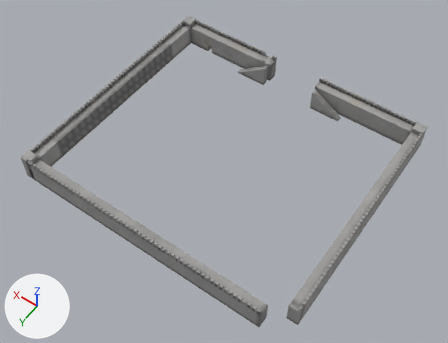
An edit to the glTF model assets/level/garrison/walls.glb, drawn before and after from the same camera.
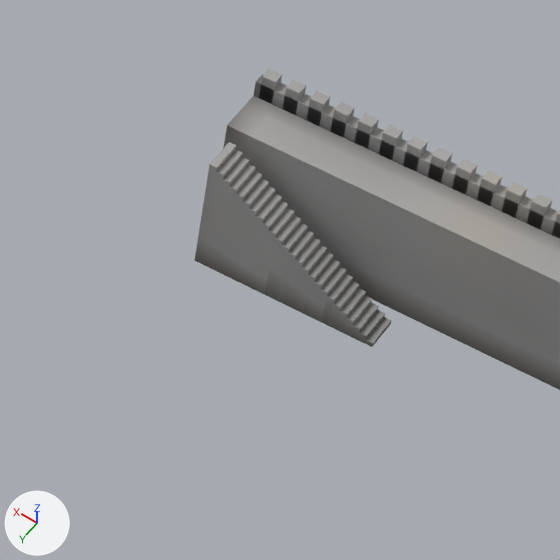
The first picture shows the older version from a camera (50 mm lens) standing at (-49.1, 70.2, 105.4) and looking at (-1.3, 3.3, 0.3). The close-ups show the older and then the newer version on the part from 62% to 82% of the width and 19% to 45% of the height of that picture. Only the edits that show in the close-ups are written down. Arrows for +X, +Y and +Z are at lower left; the lights stay in place. Where no turn or scale is listed for an object, it has been applied to the vertices. Vertices at exactly the same position are counted once.

Before the edit, the objects in view are built like this:
```python
me_kit_curtain_4_016 = bpy.data.meshes.new('kit_curtain_4.016')
me_kit_curtain_4_016.from_pydata(...)  # 113 vertices, 212 faces; spans x -2.0..2.0, y -1.2..1.2, z 0.0..6.1
me_kit_curtain_4_016.materials.append(mat_ashlar)
me_kit_curtain_4_018 = bpy.data.meshes.new('kit_curtain_4.018')
me_kit_curtain_4_018.from_pydata(...)  # 113 vertices, 212 faces; spans x -2.0..2.0, y -1.2..1.2, z 0.0..6.1
me_kit_curtain_4_018.materials.append(mat_ashlar)
me_kit_curtain_4_019 = bpy.data.meshes.new('kit_curtain_4.019')
me_kit_curtain_4_019.from_pydata(...)  # 113 vertices, 212 faces; spans x -2.0..2.0, y -1.2..1.2, z 0.0..6.1
me_kit_curtain_4_019.materials.append(mat_ashlar)
me_kit_stair_curtain = bpy.data.meshes.new('kit_stair_curtain')
me_kit_stair_curtain.from_pydata(...)  # 304 vertices, 604 faces; spans x 0.0..7.5, y -0.7..0.7, z 0.0..5.0
me_kit_stair_curtain.materials.append(mat_ashlar)
ob_curtain_4_017 = bpy.data.objects.new('curtain_4.017', me_kit_curtain_4_016)
ob_curtain_4_017.location = (-20.0, -27.2, 0.0)
ob_curtain_4_019 = bpy.data.objects.new('curtain_4.019', me_kit_curtain_4_018)
ob_curtain_4_019.location = (-12.0, -27.2, 0.0)
ob_curtain_4_020 = bpy.data.objects.new('curtain_4.020', me_kit_curtain_4_019)
ob_curtain_4_020.location = (-8.0, -27.2, 0.0)
ob_stair_curtain_001 = bpy.data.objects.new('stair_curtain.001', me_kit_stair_curtain)
ob_stair_curtain_001.location = (-14.0, -24.6, 0.0)
# also in view: 'curtain_4.018' at (-16.0, -27.2, 3.0)
```
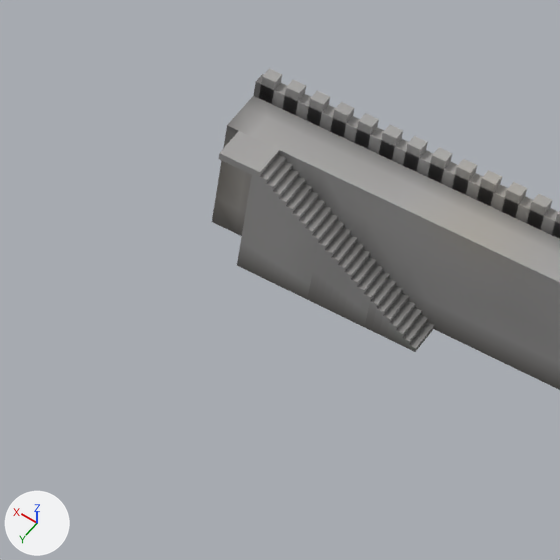
What differs and where, as boxes [x1, y1, x2, y2] in the close-ups (560 x 560 px):
'stair_curtain.001', recoloured, moved
    before: [194, 142, 391, 347]
    after: [237, 147, 435, 352]
'landing_walk.001', added
    after: [218, 131, 272, 175]
part 1 of me_kit_curtain_4_018, recoloured
    both: [318, 195, 405, 289]
part 2 of me_kit_curtain_4_018, recoloured
    before: [333, 256, 400, 313]
part 3 of me_kit_curtain_4_018, recoloured
    before: [330, 253, 405, 312]
    after: [395, 285, 405, 294]
part 4 of me_kit_curtain_4_019, recoloured (white to light grey)
    before: [247, 137, 318, 232]
    after: [243, 151, 317, 195]
part 5 of me_kit_curtain_4_019, recoloured
    before: [304, 168, 321, 195]
    after: [219, 166, 321, 213]
part 6 of me_kit_curtain_4_019, recoloured
    after: [235, 211, 244, 236]
part 7 of me_kit_stair_curtain, recoloured
    before: [194, 240, 391, 347]
    after: [237, 243, 435, 352]
part 8 of me_kit_stair_curtain, recoloured
    before: [198, 142, 328, 308]
    after: [241, 147, 371, 312]
part 9 of me_kit_stair_curtain, recoloured
    before: [198, 146, 391, 343]
    after: [241, 150, 434, 348]
part 10 of me_kit_stair_curtain, recoloured
    before: [209, 149, 391, 343]
    after: [251, 154, 434, 348]

The change in detail:
me_kit_curtain_4_018 has 113 vertices, 212 faces and spans x -2.0..2.0, y -1.2..1.2, z 0.0..6.1.
me_kit_curtain_4_018 is used by ob_curtain_4_019; location (-12.0, -27.2, 0.0).
me_kit_curtain_4_018 part 1: 21 faces centred in x -1.33..2.0, y -1.2..1.2, z 1.67..4.58 are repainted in the vertex colours; the middle colour goes from white #eff3f5 to light grey #c0c3c9.
me_kit_curtain_4_018 part 2: 8 faces centred in x -1.33..1.67, y -1.2..1.2, z 0.42 are repainted in the vertex colours; the middle colour goes from white #eeeff3 to light grey #c0c4ca.
me_kit_curtain_4_018 part 3: 8 faces centred in x -1.67..2.0, y -1.2..1.2, z 0.83..4.58 are repainted in the vertex colours; the middle colour goes from white #e5e8f0 to light grey #bfc3c9.
me_kit_curtain_4_019 has 113 vertices, 212 faces and spans x -2.0..2.0, y -1.2..1.2, z 0.0..6.1.
me_kit_curtain_4_019 is used by ob_curtain_4_020; location (-8.0, -27.2, 0.0).
me_kit_curtain_4_019 part 4: 15 faces centred in x -1.67..0.67, y 1.2, z 1.67..4.58 are repainted in the vertex colours; the middle colour goes from white #e9ecf3 to light grey #c8ccd2.
me_kit_curtain_4_019 part 5: 12 faces centred in x -2.0..1.33, y -1.2..1.2, z 1.67..4.58 are repainted in the vertex colours; the middle colour goes from white #ebecef to light grey #d9d9d9.
me_kit_curtain_4_019 part 6: 4 faces centred in x -2.0..0.67, y -0.8..1.2, z 0.42 are repainted in the vertex colours; the middle colour goes from white #e4e7ec to light grey #c7cad1.
me_kit_stair_curtain has 304 vertices, 604 faces and spans x 0.0..7.5, y -0.7..0.7, z 0.0..5.0.
me_kit_stair_curtain is used by ob_stair_curtain_001; location (-14.0, -24.6, 0.0).
me_kit_stair_curtain part 7: 232 faces centred in x 0.0..7.5, y -0.7..0.7, z 0.0..4.4 are repainted in the vertex colours; the middle colour goes from grey #b3b4b7 to grey #aaacae.
me_kit_stair_curtain part 8: 148 faces centred in x 2.2..7.5, y -0.7..0.7, z 1.07..5.0 are repainted in the vertex colours; the middle colour goes from white #efeff3 to white #f0f4f7.
me_kit_stair_curtain part 9: 115 faces centred in x 0.1..7.5, y -0.7..0.7, z 0.2..4.8 are repainted in the vertex colours; the middle colour goes from white #e6e9ea to light grey #c1c2c6.
me_kit_stair_curtain part 10: 99 faces centred in x 0.2..7.2, y -0.7..0.7, z 0.0..4.8 are repainted in the vertex colours; the middle colour goes from grey #bcbcbc to grey #afb0b2.
Mesh me_kit_landing_walk is new.
It is a box spanning x -0.7..0.7, y -0.7..0.7, z -0.3..0.0.
It uses material mat_ashlar.
Object 'stair_curtain.001' (ob_stair_curtain_001) moves from (-14.0, -24.6, 0.0) to (-15.4, -25.3, 0.0).
Object 'landing_walk.001' (ob_landing_walk_001) is new; it shows me_kit_landing_walk.
Its location is (-7.2, -25.3, 5.0).
